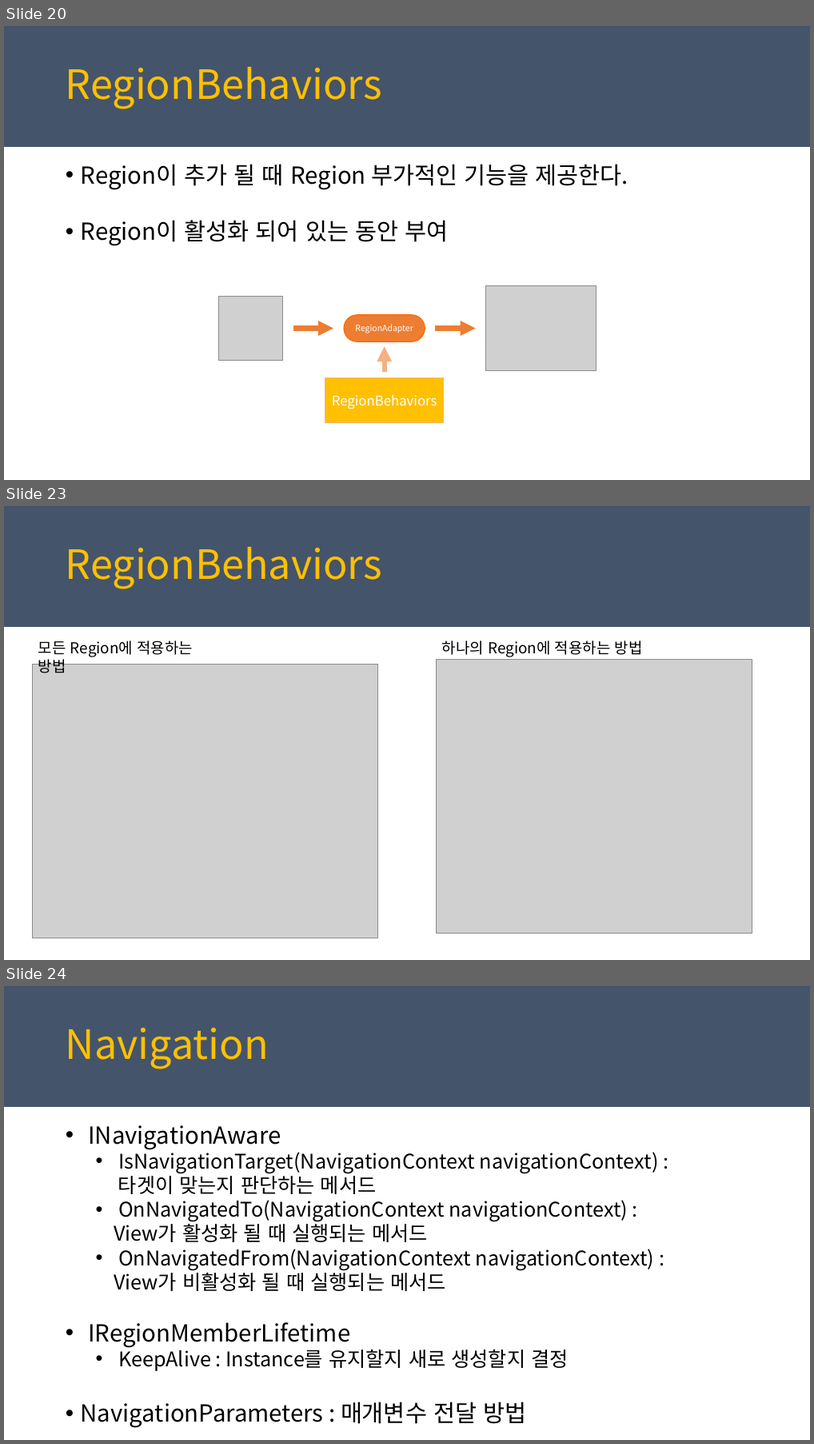
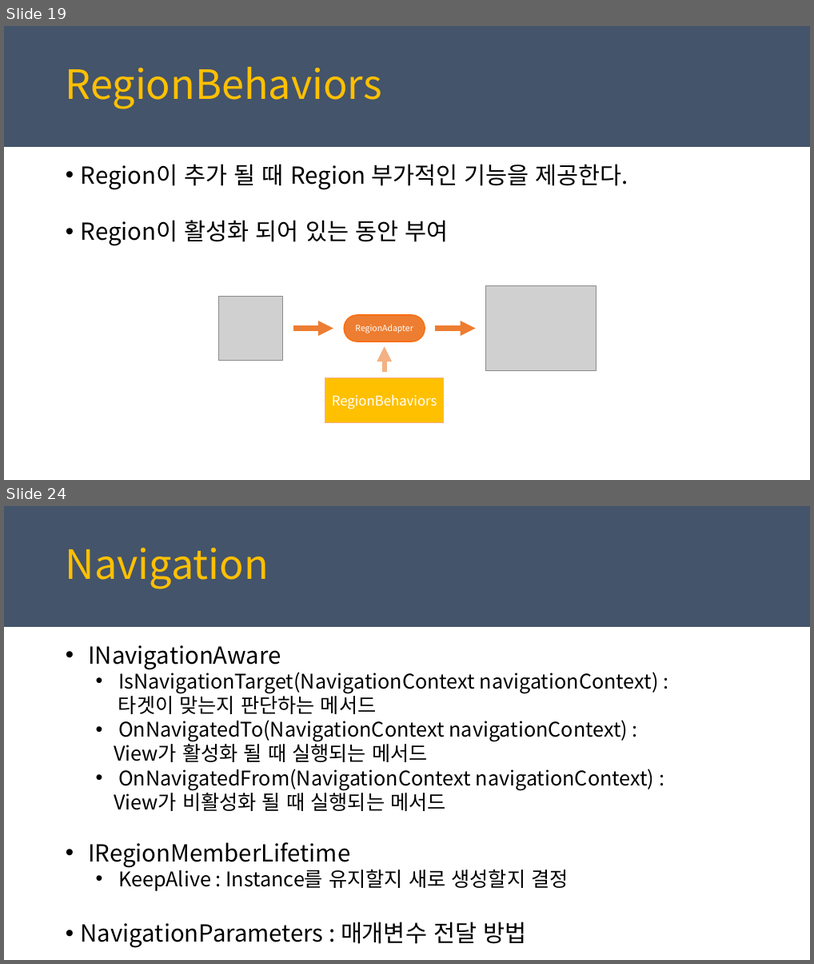
Before and after one commit to juniair/Summary-PPT, a slide deck: PRISM_경준.pptx. Shown one above the other, each under a label of ours: slides 20, 23 and 24 before the commit, slides 19 and 24 after it; the slides between them are not shown. The pictures are 814x1444 and 814x964 pixels, drawn with LibreOffice and Linux fonts; fonts in the diff are those of the drawing; grey boxes stand for pictures. Boxes give left, top, right and bottom in pixels: in the first picture for what was removed or moved away, otherwise in the second. Text is boxed around its words. In the diff, an @@ line names an element or a change of style, - is before the commit and + after.

```diff
--- a/PRISM_경준.pptx
+++ b/PRISM_경준.pptx
@@ slide 23 removed at (4,506,810,960), background #FFFFFF; not listed: 1 template element that a slide beside it also shows @@
@@ text removed at (66,547,382,589) @@
-RegionBehaviors
@@ text removed at (38,640,194,673) @@
-모든 Region에 적용하는 방법
@@ text removed at (442,640,643,657) @@
-하나의 Region에 적용하는 방법
@@ picture removed at (33,664,378,937) @@
@@ picture removed at (437,659,753,933) @@
@@ what was slide 20 is now slide 19 @@
```
Also in this commit, not shown: 8 slides changed, 3 slides added, 2 other slides removed, 3 other files.
